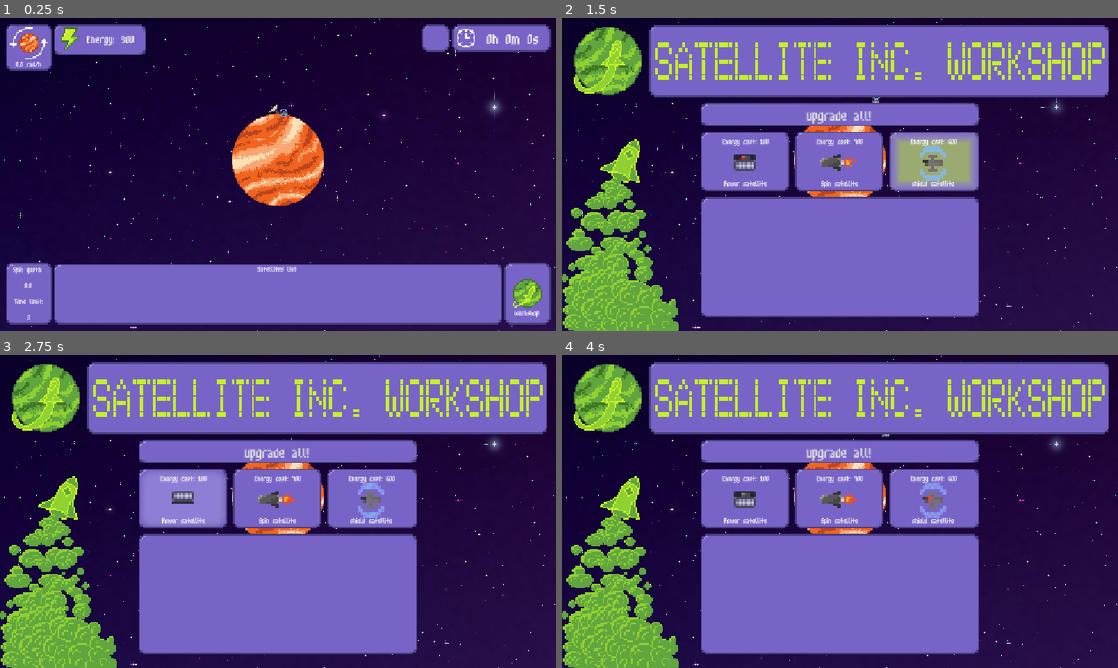
Above: before the commit, frames 1-4 (two rows, left to right).
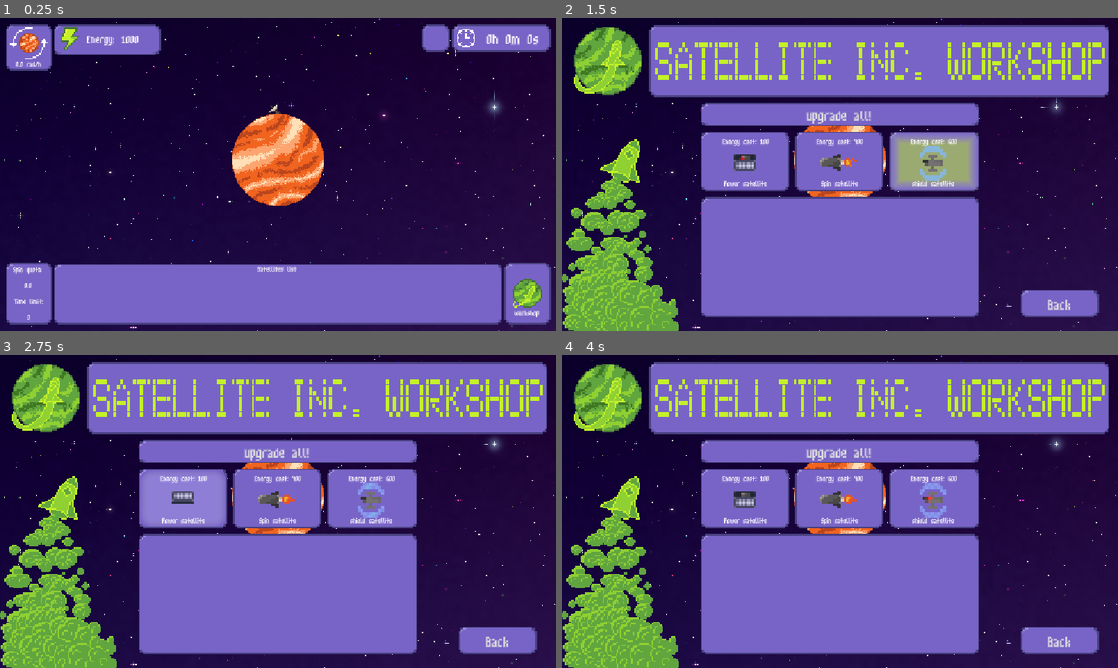
Above: after the commit, the same moments.

Repository: SpookyPlagueDoc777/Orbit-game
Game: Godot game, scene res://Scenes/Game/main_node.tscn
Same seed, same stepped clock (60 frames per second), same inputs: the game is played once before the commit and once after it.
Inputs (mouse positions are in pixels of both pictures, inside the frame that each line leads up to):
- Up to frame 1 (0.25 s): no input
- Up to frame 2 (1.5 s): click (1090, 293) at 0.5 s; tap Enter at 1.25 s; move the mouse to (962, 158) at 1.27 s; click (962, 158) at 1.42 s
- Up to frame 3 (2.75 s): move the mouse to (166, 527) at 2.02 s; click (166, 527) at 2.17 s
- Up to frame 4 (4 s): move the mouse to (895, 442) at 2.77 s; click (895, 442) at 2.92 s; move the mouse to (812, 574) at 3.52 s; click (812, 574) at 3.67 s

The runs differ from the first frame. In frame 1, 0.3% of the frame differs, in the area x 21-52%, y 2-32%; in frame 2, 1.2%, in the area x 55-97%, y 25-96%; in frame 3, 1.2%; in frame 4, 1.2%.

Commit message:
Lotsa Changes
-Spin production works
-Energy production works
-Game can be paused
-Better zoom
-More starting money but no satellites
-Automatic pause when shopping

Diff:
--- a/Code/Game/Satellites/power_satellite.gd
+++ b/Code/Game/Satellites/power_satellite.gd
@@ -1,15 +1,15 @@
 extends satellite
 
-
+var second: float = 0
 func _ready() -> void:
-	## Satellite info
+	## Satellite info(Must match export)
 	satellitename = "Power Satellite"
 	health = 2
 	facesplanet = false
 	orbitradius = 150
 
 	## Satellite stats
-	satenergyprod = 5
+	satenergyprod = 1
 	satenergylaunch = 100
 	satspinprod = 0
 
@@ -17,3 +17,10 @@
 
 func _process(delta: float) -> void:
 	update_position()
+
+func _physics_process(delta: float) -> void:
+	second += delta
+	update_spin(delta)
+	if second > 1:
+		second -= 1
+		update_energy()
--- a/Code/Game/Satellites/shield_satellite.gd
+++ b/Code/Game/Satellites/shield_satellite.gd
@@ -1,8 +1,8 @@
 extends satellite
 
-
+var second: float = 0
 func _ready() -> void:
-	## Satellite info
+	## Satellite info(Must match export)
 	satellitename = "Shield Satellite"
 	health = 20
 	facesplanet = false
@@ -17,3 +17,10 @@
 
 func _process(delta: float) -> void:
 	update_position()
+
+func _physics_process(delta: float) -> void:
+	second += delta
+	update_spin(delta)
+	if second > 1:
+		second -= 1
+		update_energy()
--- a/Code/Game/Satellites/spin_satellite.gd
+++ b/Code/Game/Satellites/spin_satellite.gd
@@ -1,8 +1,8 @@
 extends satellite
 
-
+var second: float = 0
 func _ready() -> void:
-	## Satellite info
+	## Satellite info(Must match export)
 	satellitename = "Spin Satellite"
 	health = 5
 	facesplanet = true
@@ -11,9 +11,16 @@
 	## Satellite stats
 	satenergyprod = 0
 	satenergylaunch = 400
-	satspinprod = 0.0005
+	satspinprod = 0.00001
 
 	launch()
 
 func _process(delta: float) -> void:
 	update_position()
+
+func _physics_process(delta: float) -> void:
+	second += delta
+	update_spin(delta)
+	if second > 1:
+		second -= 1
+		update_energy()
--- a/Code/Game/game_scene.gd
+++ b/Code/Game/game_scene.gd
@@ -1,6 +1,7 @@
 extends Node2D
 
 @onready var camera: Camera2D = $Camera2D
+@onready var planet: Node2D = $Planet
 
 var panning: bool = false
 var panoffset: Vector2
@@ -15,6 +16,10 @@
 # Called every frame. 'delta' is the elapsed time since the previous frame.
 func _process(delta: float) -> void:
 	pass
+
+func _physics_process(delta: float) -> void:
+	if !Global.is_paused:
+		planet.rotation += Global.spin_speed * delta
 
 func _input(event: InputEvent) -> void:
 	if event is InputEventMouseButton:
@@ -40,8 +45,8 @@
 func zoom_at(zoom_scale: float):
 	var oldglobal = camera.get_global_mouse_position()
 	camera.zoom *= Vector2(zoom_scale, zoom_scale)
-	camera.zoom.x = clamp(camera.zoom.x, 0.01734152992, 11.390625)
-	camera.zoom.y = clamp(camera.zoom.y, 0.01734152992, 11.390625)
+	camera.zoom.x = clamp(camera.zoom.x, 0.01734152992, 25.62890625)
+	camera.zoom.y = clamp(camera.zoom.y, 0.01734152992, 25.62890625)
 	camera.position -= camera.get_global_mouse_position()-oldglobal
 	camera.position.x = clamp(camera.position.x, -32000, 32000)
 	camera.position.y = clamp(camera.position.y, -18000, 18000)
--- a/Code/Game/main_node.gd
+++ b/Code/Game/main_node.gd
@@ -18,9 +18,9 @@
 
 # Called every frame. 'delta' is the elapsed time since the previous frame.
 func _process(delta: float) -> void:
-	energy_amount.text = str(Global.energy)
+	energy_amount.text = str(round(Global.energy))
 	current_time.text = str(TimerHours) + "h " + str(TimerMinutes) + "m " + str(TimerSeconds) + "s"
-	current_spin_speed.text = str(Global.spin_speed) + " rad/h"
+	current_spin_speed.text = str(snappedf(Global.spin_speed, 0.001)) + " rad/h"
 	spin_quota.text = str(Global.quota)
 	time_to_meet_quota.text = str(Global.time_limit)
 
@@ -34,7 +34,6 @@
 		TimerMinutes = 0
 		TimerHours += 1
 
-
 func _on_pause_button_toggled(toggled_on: bool) -> void:
 	timer.paused = !toggled_on
 	Global.is_paused = !toggled_on
--- a/Code/Game/satellite.gd
+++ b/Code/Game/satellite.gd
@@ -15,6 +15,7 @@
 @export var satspinprod: float
 var orbitspeed: float
 var launchanimation: bool = true
+var tween: Tween = create_tween()
 # Called when the node enters the scene tree for the first time.
 
 func orbit_planet() -> void:
@@ -24,18 +25,23 @@
 	position.y = orbitradius * sin(baseangle - PI/2)
 
 func launch() -> void:
-	var tween: Tween = create_tween()
 	tween.set_ease(Tween.EASE_IN)
 	tween.set_trans(Tween.TRANS_SINE)
 	$".".position = Vector2(7, -64)
 	orbitspeed = sqrt(Global.G * Global.planetmass / orbitradius)
-	tween.tween_property($".","position", Vector2(orbitradius * cos(baseangle), -orbitradius * sin(baseangle)), sqrt(orbitradius)/5)
+	tween.tween_property($".","position", Vector2(orbitradius * cos(baseangle), -orbitradius * sin(baseangle)), sqrt(orbitradius) * randf_range(0.5,2)/(5*1.75))
 	tween.emit_signal("finished")
 	tween.connect("finished", _on_animation_finished)
 
 func update_position() -> void:
 	if Global.is_paused:
+		if tween.is_valid():
+			if tween.is_running():
+				tween.pause()
 		return
+	if tween.is_valid():
+		if launchanimation:
+			tween.play()
 	if !launchanimation:
 		orbit_planet()
 	if facesplanet:
@@ -51,3 +57,13 @@
 
 func _on_animation_finished() -> void:
 	launchanimation = false
+
+func update_spin(delta: float) -> void:
+	if Global.is_paused || launchanimation:
+		return
+	Global.spin_speed += satspinprod * delta
+
+func update_energy() -> void:
+	if Global.is_paused || launchanimation:
+		return
+	Global.energy += satenergyprod
--- a/Code/Game/satellites_list.gd
+++ b/Code/Game/satellites_list.gd
@@ -24,5 +24,7 @@
 		2:
 			thesatellite = SPIN_SATELLITE.instantiate()
 	if Global.energy >= thesatellite.satenergylaunch:
+		print(Global.energy)
+		print(thesatellite.satenergylaunch)
 		add_child(thesatellite)
 		Global.energy -= thesatellite.satenergylaunch
--- a/Code/Globals/global.gd
+++ b/Code/Globals/global.gd
@@ -7,7 +7,7 @@
 var is_paused: bool = true
 
 var spin_speed: float = 0
-var energy: int = 300
+var energy: int = 1000
 var time_limit: int = 0
 var quota: float = 0
 
--- a/Code/Ui/game_ui.gd
+++ b/Code/Ui/game_ui.gd
@@ -1,11 +1,26 @@
 extends Control
+
+var last_state: bool
 @onready var shop_menu: Control = $Shop_ui/ShopMenu
+@onready var pause_button: Button = $PauseButton/PauseButton
 
 func _input(event: InputEvent) -> void:
 	if event.is_action_pressed("ui_cancel") and visible == false:
 		visible = true
 		shop_menu.visible = false
+		Global.is_paused = last_state
+		pause_button.button_pressed = !last_state
 
 func _on_button_pressed() -> void:
 	visible = false
 	shop_menu.visible = true
+	last_state = Global.is_paused
+	Global.is_paused = true
+
+
+func _on_back_button_pressed() -> void:
+	if visible == false:
+		visible = true
+		shop_menu.visible = false
+		Global.is_paused = last_state
+		pause_button.button_pressed = !last_state
--- a/Scenes/Game/Satellites/spin_satellite.tscn
+++ b/Scenes/Game/Satellites/spin_satellite.tscn
@@ -44,7 +44,7 @@
 [node name="SpinSatellite" type="CharacterBody2D" unique_id=458181133]
 script = ExtResource("1_mopy8")
 facesplanet = true
-satenergylaunch = 250
+satenergylaunch = 400
 satspinprod = 0.005
 metadata/_custom_type_script = "uid://rv83iop2l27h"
 
--- a/Scenes/Game/game_scene.tscn
+++ b/Scenes/Game/game_scene.tscn
@@ -2,9 +2,7 @@
 
 [ext_resource type="Script" uid="uid://cdqfab7csu16f" path="res://Code/Game/game_scene.gd" id="1_ctr27"]
 [ext_resource type="Texture2D" uid="uid://lkkx1tnic3l" path="res://Textures/PLanet x but beeeeg.png" id="2_7r8ec"]
-[ext_resource type="PackedScene" uid="uid://bvkw14d2odqso" path="res://Scenes/Game/Satellites/power_satellite.tscn" id="3_7r8ec"]
 [ext_resource type="Script" uid="uid://bli0kttdd7ik5" path="res://Code/Game/satellites_list.gd" id="3_83mwp"]
-[ext_resource type="PackedScene" uid="uid://kybt02uh27cp" path="res://Scenes/Game/Satellites/shield_satellite.tscn" id="4_83mwp"]
 
 [sub_resource type="SphereMesh" id="SphereMesh_g4v7s"]
 
@@ -28,7 +26,3 @@
 
 [node name="Satellites" type="Node2D" parent="Planet" unique_id=765053489]
 script = ExtResource("3_83mwp")
-
-[node name="PowerSatellite" parent="Planet/Satellites" unique_id=1376342862 instance=ExtResource("3_7r8ec")]
-
-[node name="ShieldSatellite" parent="Planet/Satellites" unique_id=1269225202 instance=ExtResource("4_83mwp")]
--- a/Scenes/Game/main_node.tscn
+++ b/Scenes/Game/main_node.tscn
@@ -90,3 +90,4 @@
 [connection signal="toggled" from="CanvasLayer/GameUI/PauseButton/PauseButton" to="." method="_on_pause_button_toggled"]
 
 [editable path="CanvasLayer/GameUI"]
+[editable path="CanvasLayer/GameUI/Shop_ui/ShopMenu"]
--- a/Scenes/UI/game_ui.tscn
+++ b/Scenes/UI/game_ui.tscn
@@ -96,7 +96,7 @@
 layout_mode = 0
 offset_left = 99.48
 offset_top = 0.03999996
-offset_right = 163.48001
+offset_right = 173.48001
 offset_bottom = 21.369999
 scale = Vector2(3, 3)
 texture = ExtResource("1_3fiko")
@@ -336,4 +336,10 @@
 [node name="ShopMenu" parent="Shop_ui" unique_id=565247265 instance=ExtResource("7_p8jce")]
 visible = false
 
+[node name="BackButton" parent="Shop_ui/ShopMenu/BackButton" parent_id_path=PackedInt32Array(565247265, 1845986026) index="0" unique_id=1249383969]
+toggle_mode = false
+
 [connection signal="pressed" from="ShopButton/Button" to="." method="_on_button_pressed"]
+[connection signal="pressed" from="Shop_ui/ShopMenu/BackButton/BackButton" to="." method="_on_back_button_pressed"]
+
+[editable path="Shop_ui/ShopMenu"]
--- a/Scenes/UI/shop_menu.tscn
+++ b/Scenes/UI/shop_menu.tscn
@@ -577,6 +577,34 @@
 offset_right = 96.0
 grow_horizontal = 2
 
+[node name="BackButton" type="NinePatchRect" parent="." unique_id=1845986026]
+layout_mode = 1
+anchors_preset = -1
+anchor_left = 1.0
+anchor_top = 1.0
+anchor_right = 1.0
+anchor_bottom = 1.0
+offset_left = -202.0
+offset_top = -85.0
+offset_right = -148.0
+offset_bottom = -66.0
+scale = Vector2(3, 3)
+texture = ExtResource("2_yw4re")
+patch_margin_left = 8
+patch_margin_top = 8
+patch_margin_right = 8
+patch_margin_bottom = 8
+
+[node name="BackButton" type="Button" parent="BackButton" unique_id=1249383969]
+layout_mode = 1
+anchors_preset = -1
+anchor_right = 1.0
+anchor_bottom = 0.9990001
+offset_bottom = 0.01899147
+theme = ExtResource("1_lkt5b")
+toggle_mode = true
+text = "Back"
+
 [connection signal="pressed" from="ActualButtons/Satellites/EnergySatellite/BuyEnergySatellite" to="." method="_on_buy_energy_satellite_pressed"]
 [connection signal="pressed" from="ActualButtons/Satellites/SpinSatellite/BuySpinSatellite" to="." method="_on_buy_spin_satellite_pressed"]
 [connection signal="pressed" from="ActualButtons/Satellites/ShieldSatellite/BuyShieldSatellite" to="." method="_on_buy_shield_satellite_pressed"]
